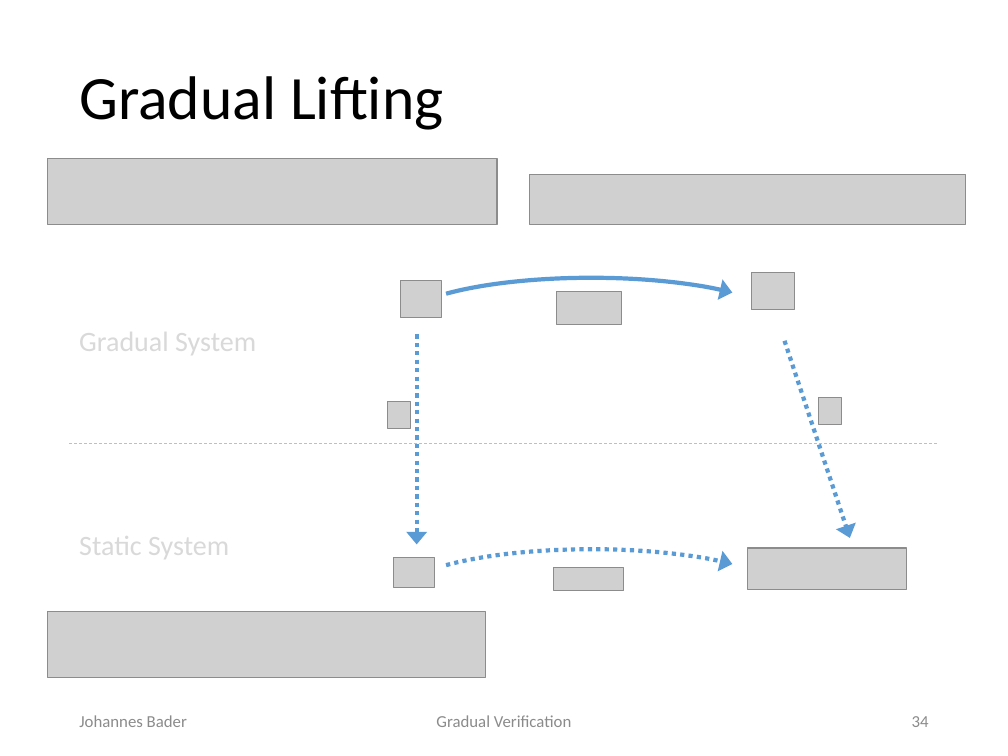
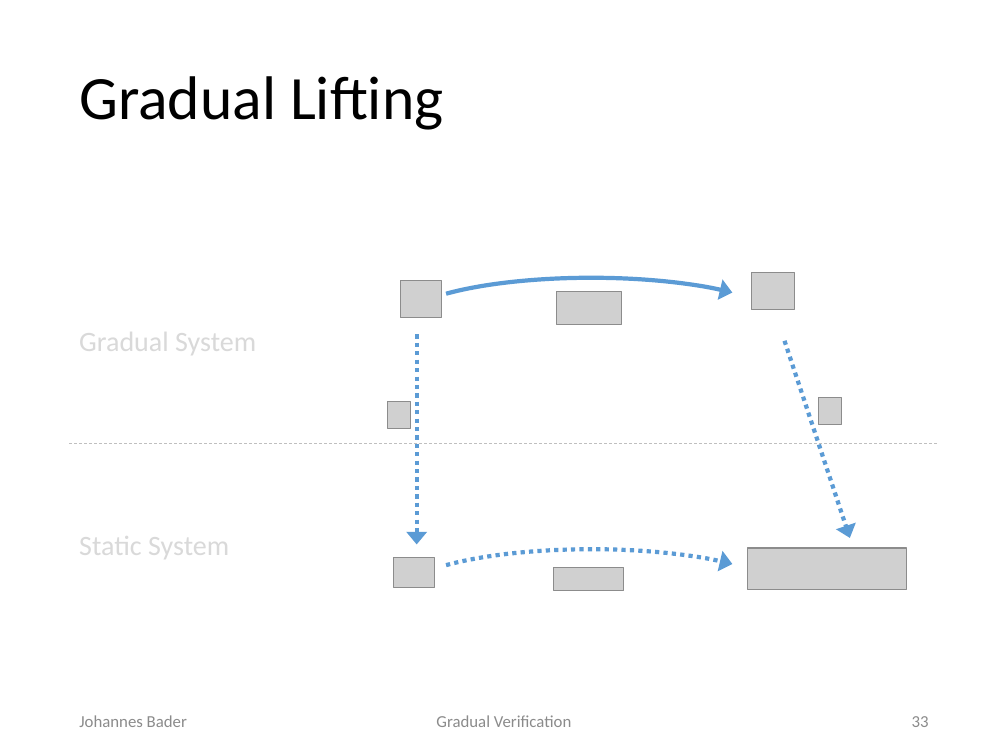
Before and after one commit to olydis/GradVerThesis, a slide deck: slide 33 of presentation/Final.pptx (slide 34 before the commit). Drawn at 1008x756 pixels with LibreOffice and Linux fonts; fonts in the diff are those of the drawing; grey boxes stand for pictures. Boxes give left, top, right and bottom in pixels: in the first picture for what was removed or moved away, otherwise in the second. Text is boxed around its words. In the diff, an @@ line names an element or a change of style, - is before the commit and + after.

```diff
--- a/presentation/Final.pptx
+++ b/presentation/Final.pptx
@@ picture removed at [47, 158, 497, 225] @@
@@ picture removed at [529, 174, 966, 224] @@
@@ picture removed at [47, 611, 485, 677] @@
@@ page number at [912, 716, 929, 727]: text changed @@
-34
+33
```
Also in this commit, not shown: 2 other slides changed, 1 slide removed, 1 other file.
